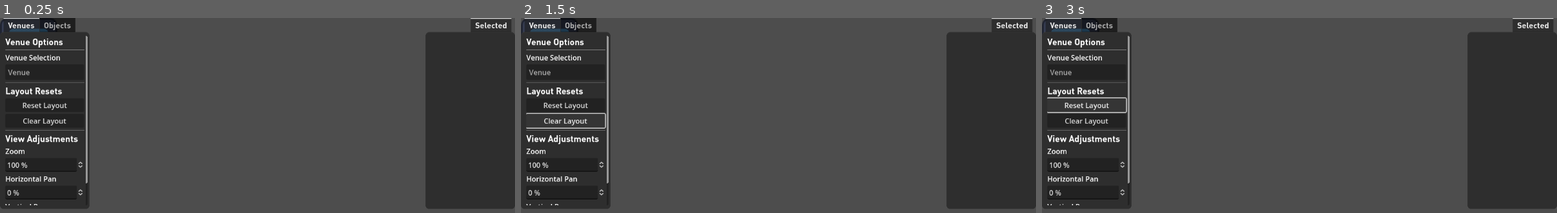
Above: before the commit, frames 1-3 (left to right).
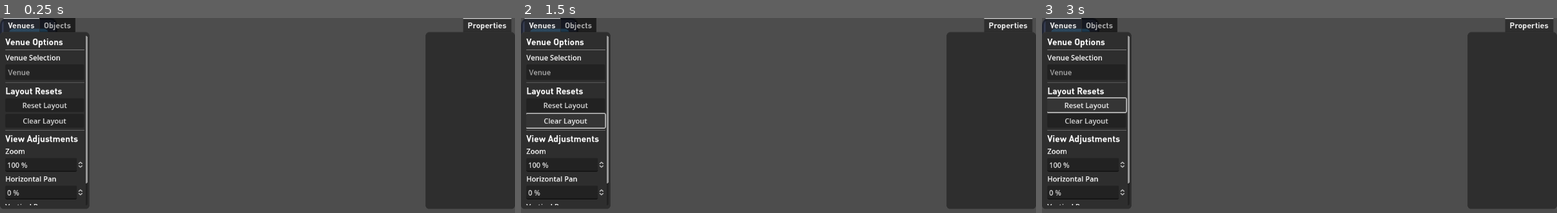
Above: after the commit, the same moments.

Repository: NeptunesOrca/Barcino
Game: Godot game, scene res://main.tscn
Two runs of this game, one before a commit and one after it. Both use one fixed random seed, a clock stepped at 60 frames per second and the inputs below. The project has no main scene, so this scene is started directly. The engine's default icon, where the game draws it, is replaced by a stand-in: a white triangle on a blue panel in a dark square.
Inputs:
- Up to frame 1 (0.25 s): no input
- Up to frame 2 (1.5 s): click "Clear Layout" at 0.5 s; click "Clear Layout" at 1.25 s
- Up to frame 3 (3 s): click "Clear Layout" at 2 s; click "Reset Layout" at 2.75 s

The runs differ from the first frame. In frame 1, 0.2% of the frame differs, in the area x 89-99%, y 0-8%; in frame 2, 0.2%; in frame 3, 0.2%.

Commit message:
Properties are now known as Selection Properties

Diff:
--- a/Scripts/Objects/DraggableObject.gd
+++ b/Scripts/Objects/DraggableObject.gd
@@ -50,11 +50,11 @@
 
 #region Object Properties for Selection
 #region Property Lists
-## An array that stores every defined [Property] for the [DraggableObject]. Used to generate the [member propertyFieldList].
+## An array that stores every defined [SelectionProperty] for the [DraggableObject]. Used to generate the [member propertyFieldList].
 var propertyList = []
 ## A [Dictionary] that stores each [PropertyField] generated from the [member propertyList] when the [DraggableObject] is selected by the [SelectionMenu]
 ## [br] Each [PropertyField] corresponds to an entry in the [member selectionMenu] that can be used to adjust or display various aspects of the [DraggableObject]
-## [br] For each [Property] in the [member propertyList], [member propertyList] stores the [member Property.name] as the key and a reference to each [PropertyField] as the value
+## [br] For each [SelectionProperty] in the [member propertyList], [member propertyList] stores the [member SelectionProperty.name] as the key and a reference to each [PropertyField] as the value
 var propertyFieldList = {}
 #endregion
 
--- /dev/null
+++ b/Scripts/Properties/SelectionProperty.gd
@@ -0,0 +1,24 @@
+extends Object
+class_name SelectionProperty
+
+@export var name : String :
+	get:
+		return name
+
+#Do we even need this anymore?
+@export var type : int = -1 :
+	get:
+		return type
+
+@export var commandName : String :
+	get:
+		return commandName
+
+func _init(propType, propName := "", onUpdate := ""):
+	name = propName
+	type = propType
+	commandName = onUpdate
+
+	# Set propType to -1 (invalid type_ if not one of the possible properties
+	#if (type >= PropertyTypes.size() || type < 0):
+		#type = -1
--- /dev/null
+++ b/Scripts/Script Templates/Node/class_with_init.gd
@@ -0,0 +1,14 @@
+extends _BASE_
+class_name _CLASS_
+
+# Member Variables Here
+
+## _CLASS_ Initialization
+func _init():
+	#Note that a subclass will run its initialization AFTER the superclass
+	pass
+
+func _ ready():
+	pass
+
+# Other functions, as required
--- /dev/null
+++ b/Scripts/Script Templates/Node/property_template.gd
@@ -0,0 +1,12 @@
+extends Property
+class_name _CLASS_Property
+
+# Member Variables Here
+@export var %somename%
+	get: return %somename%
+
+# Class Initialization
+func _init():
+	pass
+
+# Other functions, as required
--- /dev/null
+++ b/Scripts/Script Templates/PropertyField/property_field_template.gd
@@ -0,0 +1,11 @@
+extends PropertyField
+class_name _CLASS_PropertyField
+
+# Member Variables Here
+
+# Class Initialization
+func _init(obj : DraggableObject, property : _CLASS_Property).(obj,property):
+	#Note that PropertyField will run its initialization before this subclass
+	pass
+
+# Other functions, as required
--- /dev/null
+++ b/Scripts/Script Templates/SelectionProperty/property_template.gd
@@ -0,0 +1,12 @@
+extends Property
+class_name _CLASS_Property
+
+# Member Variables Here
+@export var %somename%
+	get: return %somename%
+
+# Class Initialization
+func _init():
+	pass
+
+# Other functions, as required
--- a/main.tscn
+++ b/main.tscn
@@ -205,7 +205,7 @@
 size_flags_horizontal = 0
 script = ExtResource("8_44xfp")
 
-[node name="TabContainer" type="TabContainer" parent="MenuCanvasLayer" node_paths=PackedStringArray("propertyStorage")]
+[node name="SelectionMenu" type="TabContainer" parent="MenuCanvasLayer" node_paths=PackedStringArray("propertyStorage")]
 custom_minimum_size = Vector2(200, 30)
 anchors_preset = 1
 anchor_left = 1.0
@@ -219,13 +219,13 @@
 tab_alignment = 2
 current_tab = 0
 script = ExtResource("9_k5117")
-propertyStorage = NodePath("Selected/PropertyFieldContainer")
-
-[node name="Selected" type="ScrollContainer" parent="MenuCanvasLayer/TabContainer"]
+propertyStorage = NodePath("Properties/PropertyFieldContainer")
+
+[node name="Properties" type="ScrollContainer" parent="MenuCanvasLayer/SelectionMenu"]
 layout_mode = 2
 metadata/_tab_index = 0
 
-[node name="PropertyFieldContainer" type="VBoxContainer" parent="MenuCanvasLayer/TabContainer/Selected"]
+[node name="PropertyFieldContainer" type="VBoxContainer" parent="MenuCanvasLayer/SelectionMenu/Properties"]
 layout_mode = 2
 size_flags_horizontal = 3
 
--- a/project.godot
+++ b/project.godot
@@ -16,6 +16,7 @@
 
 [editor]
 
+script/templates_search_path="res://Scripts/Script Templates"
 version_control/plugin_name="GitPlugin"
 version_control/autoload_on_startup=true
 
Not shown, added: Scripts/Script Templates/.gdignore
